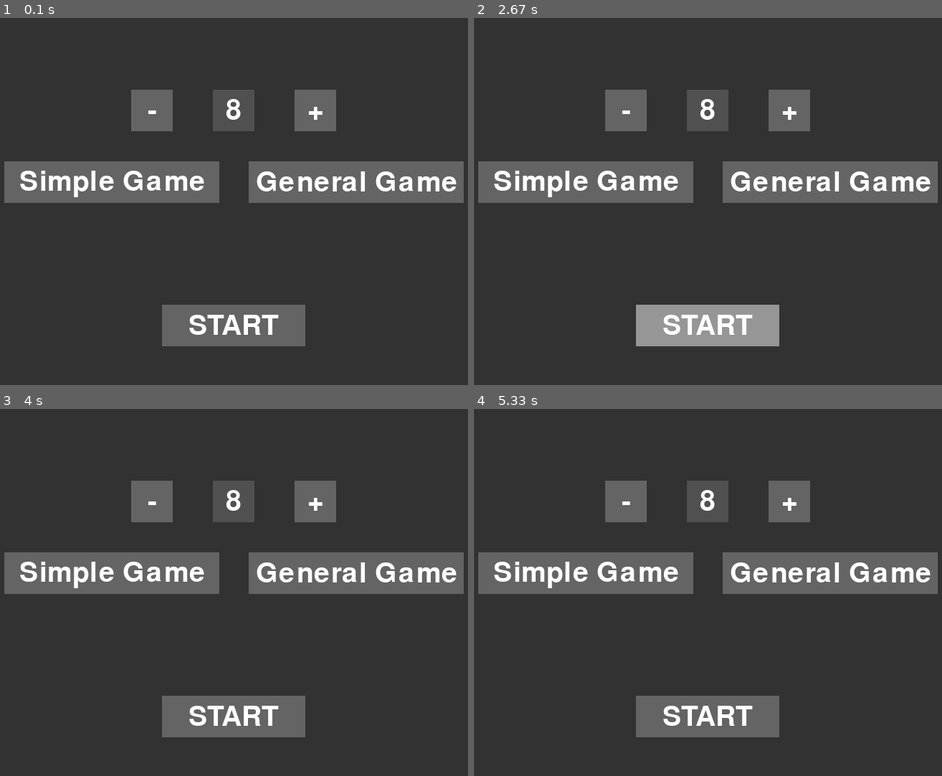
Above: before the commit, frames 1-4 (two rows, left to right).
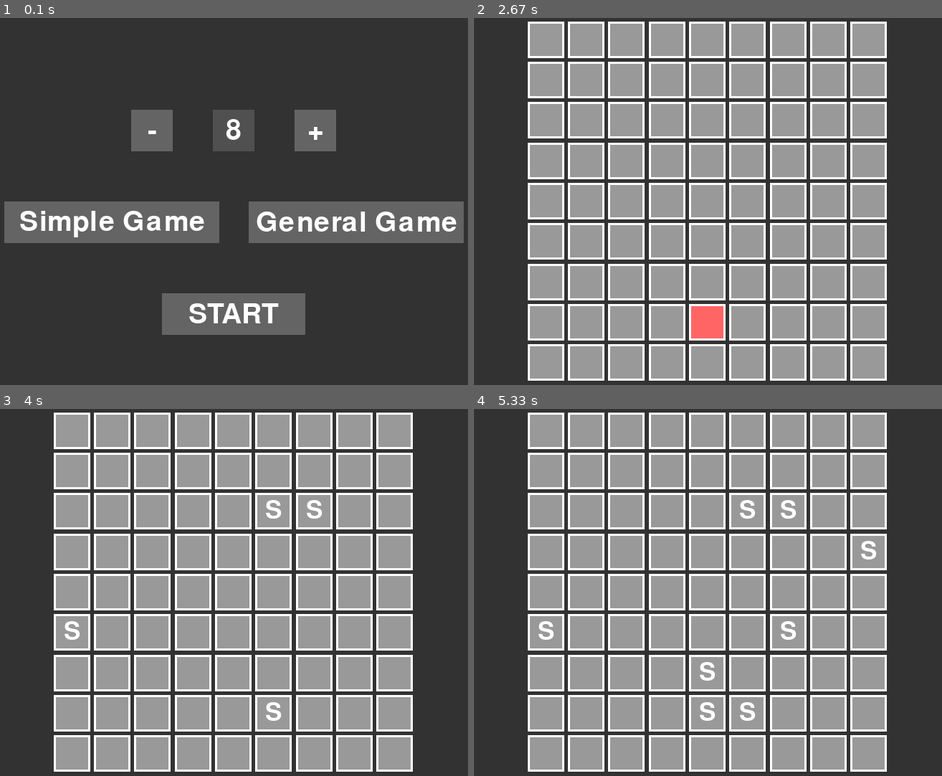
Above: after the commit, the same moments.

Repository: icaru52/sos-project-python
Game: pygame game, started from src/main.py
Same seed, same stepped clock (60 frames per second), same inputs: the game is played once before the commit and once after it.
Inputs (mouse positions are in pixels of both pictures, inside the frame that each line leads up to):
- Up to frame 1 (0.1 s): no input
- Up to frame 2 (2.67 s): press the mouse at (829, 183) at 0.37 s; move the mouse to (792, 256) at 0.47 s; release the mouse at (754, 333) at 0.6 s; press the mouse at (623, 109) at 0.7 s; move the mouse to (745, 201) at 0.8 s; release the mouse at (862, 289) at 0.93 s; click (890, 179) at 1.05 s; press the mouse at (787, 109) at 1.37 s; move the mouse to (829, 205) at 1.47 s; release the mouse at (871, 304) at 1.6 s; click (806, 113) at 1.72 s; press the mouse at (708, 326) at 2.03 s; move the mouse to (708, 245) at 2.13 s; release the mouse at (712, 164) at 2.27 s; click "START" at 2.38 s
- Up to frame 3 (4 s): press the mouse at (313, 500) at 2.7 s; move the mouse to (299, 508) at 2.8 s; release the mouse at (285, 515) at 2.93 s; press the mouse at (355, 574) at 3.03 s; move the mouse to (332, 541) at 3.13 s; release the mouse at (308, 511) at 3.27 s; press the mouse at (355, 574) at 3.37 s; move the mouse to (318, 640) at 3.47 s; release the mouse at (280, 709) at 3.6 s; press the mouse at (355, 574) at 3.7 s; move the mouse to (205, 610) at 3.8 s; release the mouse at (51, 651) at 3.93 s
- Up to frame 4 (5.33 s): click (708, 717) at 4.05 s, where only the run before the commit has a clickable "START"; press the mouse at (787, 500) at 4.37 s; move the mouse to (796, 570) at 4.47 s; release the mouse at (801, 636) at 4.6 s; press the mouse at (708, 500) at 4.7 s; move the mouse to (792, 526) at 4.8 s; release the mouse at (881, 555) at 4.93 s; press the mouse at (708, 717) at 5.03 s; move the mouse to (698, 695) at 5.13 s; release the mouse at (693, 673) at 5.27 s

The runs differ from the first frame. In frame 1, 26% of the frame differs, in the area x 0-100%, y 19-90%; in frame 2, 66%; in frame 3, 67%, in the area x 0-100%, y 0-99%; in frame 4, 67%.

Commit message:
oh wow, it's been a while

Diff:
--- a/src/board.py
+++ b/src/board.py
@@ -165,8 +165,8 @@
     #             dimensions: tuple[int],
     #             players: list[Player] = None) -> None:
 
-        if num_cols < 3 or num_rows < 3:
-            raise ValueError("board dimensions must be greater than 3x3")
+        if num_cols <= 3 or num_rows <= 3:
+            raise ValueError("board dimensions must be greater than or equal to 3x3")
 
         elif players == []:
             raise ValueError("must specify at least one player")
@@ -185,6 +185,10 @@
 
         self.sos_list = []
         self.turn = 0
+
+        self.game_mode = "simple"
+
+        self.end = False
 
     def __repr__(self) -> None:
         return f"Board({self.num_cols}, {self.num_rows}, {self.players!r})"
@@ -395,6 +399,20 @@
     def simple_end(self) -> bool:
         return len(self.sos_list) > 0 or self.general_end()
 
+    def end(self) -> bool:
+        match self.game_mode:
+            case "general":
+                self.general_end()
+
+            case "simple":
+                self.simple_end()
+
+            case _:
+                raise NotImplementedError("Game mode " +
+                                          self.game_mode +
+                                          " does not exist.")
+
+
     # Can return a victor even when game isn't over
     # Useful for listing current leader(s)
     def general_victors(self) -> list[int]:
@@ -415,9 +433,15 @@
         else:
             return -1
 
-    def reset(self, num_cols: int = -1, num_rows: int = -1) -> None:
+    def reset(self,
+              num_cols: int = -1,
+              num_rows: int = -1,
+              game_mode: str = "simple") -> None:
         if num_cols >= 3 and num_rows >= 3:
             self.num_cols = num_cols
             self.num_rows = num_rows
         self.clear()
         self.turn = 0
+        self.end = False
+
+        self.game_mode = game_mode
--- a/src/game.py
+++ b/src/game.py
@@ -56,7 +56,7 @@
                 color: Sequence[int],
                 hover_color: Sequence[int],
                 text: str,
-                rect: pygame.rect):
+                rect: pygame.rect) -> None:
 
     font = pygame.font.SysFont(None, int(rect[3]))
 
@@ -118,10 +118,11 @@
 
         self.cell_stride = self.cell_size + self.gap_size
 
-        self.cells = []
-
         self.board_offset = ((self.surface.get_size()[0] - self.size)/2 + self.gap_size,
                              (self.surface.get_size()[1] - self.size)/2 + self.gap_size)
+
+        self.cells = []
+
         for y in range(self.board.num_rows):
             for x in range(self.board.num_cols):
                 cell_x = self.board_offset[0] + self.cell_stride * x
@@ -138,15 +139,15 @@
     def draw_menu(self) -> None:
         self.surface.fill((50, 50, 50))
 
-        row_one_y = 100
+        row_y = self.surface.get_height() * 1/4
 
         # size down
-        rect = pygame.Rect(0, row_one_y, self.cell_size, self.cell_size)
+        rect = pygame.Rect(0, row_y, self.cell_size, self.cell_size)
         rect.centerx = self.surface.get_width() * 1/3
         draw_button(self.surface, (100, 100, 100), (150, 150, 150), "-", rect)
 
         # size
-        rect = pygame.Rect(0, row_one_y, self.cell_size, self.cell_size)
+        rect = pygame.Rect(0, row_y, self.cell_size, self.cell_size)
         rect.centerx = self.surface.get_width() * 1/2
         draw_button(self.surface,
                     (80, 80, 80),
@@ -155,15 +156,15 @@
                     rect)
 
         # size up
-        rect = pygame.Rect(0, row_one_y, self.cell_size, self.cell_size)
+        rect = pygame.Rect(0, row_y, self.cell_size, self.cell_size)
         rect.centerx = self.surface.get_width() * 2/3
         draw_button(self.surface, (100, 100, 100), (150, 150, 150), "+", rect)
 
 
-        row_two_y = 200
+        row_y = self.surface.get_height() * 1/2
 
         # simple
-        rect = pygame.Rect(0, row_two_y, 300, self.cell_size)
+        rect = pygame.Rect(0, row_y, 300, self.cell_size)
         rect.centerx = self.surface.get_width() * 1/4
         draw_button(self.surface,
                    (100, 100, 100),
@@ -172,7 +173,7 @@
                    rect)
 
         # general
-        rect = pygame.Rect(0, row_two_y, 300, self.cell_size)
+        rect = pygame.Rect(0, row_y, 300, self.cell_size)
         rect.centerx = self.surface.get_width() * 3/4
         draw_button(self.surface,
                    (100, 100, 100),
@@ -180,8 +181,11 @@
                    "General Game",
                    rect)
 
+
+        row_y = self.surface.get_height() * 3/4
+
         # start
-        rect = pygame.Rect(0, 400, 200, self.cell_size)
+        rect = pygame.Rect(0, row_y, 200, self.cell_size)
         rect.centerx = self.surface.get_rect().centerx
         draw_button(self.surface,
                    (100, 100, 100),
@@ -209,14 +213,16 @@
                                         self.cell_size)
 
                 hilight_color = pygame.Color(0, 0, 0)
-                if cell_rect.collidepoint(pygame.mouse.get_pos()):
+                if (cell_rect.collidepoint(pygame.mouse.get_pos()) and
+                   self.board.get_mark(col, row) == board.Mark.EMPTY):
                     hilight_color.hsla = (self.board.players[self.board.turn].hue, 100, 70, 100)
                 else:
                     hilight_color.hsla = (0, 0, 60, 100)
 
                 pygame.draw.rect(self.surface, hilight_color, cell_rect)
 
-                pygame.draw.rect(self.surface, (255, 255, 255), cell_rect, 2)
+                outline = math.ceil(self.cell_size * 0.05)
+                pygame.draw.rect(self.surface, (255, 255, 255), cell_rect, outline)
 
                 font = pygame.font.SysFont(None, int(self.cell_size))
                 text = font.render(self.board.get_char(col, row), 1, (255, 255, 255))
@@ -224,6 +230,18 @@
                 self.surface.blit(text, text.get_rect(center=cell_rect.center))
 
         self.draw_sos_list()
+
+    def draw_end(self) -> None:
+        self.new_draw_board()
+
+        gray_rect = pygame.Surface(self.surface.get_size())
+        gray_rect.set_alpha(128)
+        gray_rect.fill((128, 128, 128))
+        self.surface.blit(gray_rect, (0, 0))
+
+        rect = pygame.Rect(0, 0, 200, 200)
+        rect.center = self.surface.get_rect().center
+        draw_button(self.surface, (0, 0, 0), (50, 50, 50), "end", rect)
 
     def draw_sos_list(self) -> None:
         for sos in self.board.sos_list:
@@ -236,34 +254,59 @@
                            max(1, self.size * 0.01))
 
     def menu_clicks(self, pos: Sequence, button: int = 1) -> None:
-        #print("menu click handling not implemented")
-
-        row_one_y = 100
+        row_y = self.surface.get_height() * 1/4
 
         # size down
-        rect = pygame.Rect(0, row_one_y, self.cell_size, self.cell_size)
+        rect = pygame.Rect(0, row_y, self.cell_size, self.cell_size)
         rect.centerx = self.surface.get_width() * 1/3
-        #if rect.collidepoint(pygame.mouse.get_pos()):
-
+        if self.board.num_cols - 1 >= 3 and rect.collidepoint(pos):
+            self.board.num_cols -= 1
+            self.board.num_rows -= 1
+            return
 
         # size up
-        rect = pygame.Rect(0, row_one_y, self.cell_size, self.cell_size)
+        rect = pygame.Rect(0, row_y, self.cell_size, self.cell_size)
         rect.centerx = self.surface.get_width() * 2/3
-
-
-        row_two_y = 200
+        if rect.collidepoint(pos):
+            self.board.num_cols += 1
+            self.board.num_rows += 1
+            return
+
+
+        row_y = self.surface.get_height() * 1/2
 
         # simple
-        rect = pygame.Rect(0, row_two_y, 300, self.cell_size)
+        rect = pygame.Rect(0, row_y, 300, self.cell_size)
         rect.centerx = self.surface.get_width() * 1/4
+        if rect.collidepoint(pos):
+            self.board.game_mode = "simple"
+            return
 
         # general
-        rect = pygame.Rect(0, row_two_y, 300, self.cell_size)
+        rect = pygame.Rect(0, row_y, 300, self.cell_size)
         rect.centerx = self.surface.get_width() * 3/4
+        if rect.collidepoint(pos):
+            self.board.game_mode = "general"
+            return
+
+        row_y = self.surface.get_height() * 3/4
 
         # start
-        rect = pygame.Rect(0, 400, 200, self.cell_size)
-        rect.centerx = self.surface.get_rect().centerx
+        rect = pygame.Rect(0, row_y, 200, self.cell_size)
+        rect.centerx = self.surface.get_width() * 1/2
+        if rect.collidepoint(pos):
+            self.board.reset()
+
+            self.cell_size = ((self.size - self.gap_size) /
+                              self.board.num_cols - self.gap_size)
+
+            self.cell_stride = self.cell_size + self.gap_size
+
+            self.board_offset = ((self.surface.get_size()[0] - self.size)/2 + self.gap_size,
+                                 (self.surface.get_size()[1] - self.size)/2 + self.gap_size)
+
+            self.state = "play"
+            return
 
     def cell_indices_to_pos(self, indices: Sequence) -> list:
         indices = [None] * len(indices)
@@ -295,6 +338,9 @@
                     self.board.make_move(cell_col, cell_row, board.Mark.O)
                         #self.cells[(cell_row * self.board.num_cols) + cell_col].text = "O"
 
+    def end_clicks(self, pos: Sequence, button: int = 1) -> None:
+        print("Endgame click detection not implemented")
+
     def start(self) -> None:
         running = True
 
@@ -318,6 +364,9 @@
                             case "play":
                                 self.board_clicks(pos, e.button)
 
+                            case "end":
+                                self.end_clicks(pos, e.button)
+
             match self.state:
                 case "menu":
                     self.draw_menu()
@@ -325,4 +374,7 @@
                 case "play":
                     self.new_draw_board()
 
+                case "end":
+                    self.draw_end()
+
             pygame.display.update()
--- /dev/null
+++ b/src/ui.py
@@ -0,0 +1,73 @@
+# File: ui.py
+# Project: 2023 Spring Semester SOS Project
+# Programmer: Ian Rowse <imrnnc@umsystem.edu>
+
+from collections.abc import Sequence
+#import math
+import pygame
+
+class Button:
+    """A clickable button for Pygame"""
+
+    def __init__(self,
+                 rect: pygame.Rect = None,
+                 color: pygame.Color = None,
+                 hover_color: pygame.Color = None,
+                 text_color: pygame.Color = None,
+                 text: str = "",
+                 click_func) -> None:
+
+        self.rect = pygame.Rect(0, 0, 1, 1) if rect is None else rect
+        self.color = pygame.Color("darkgray") if color is None else color
+        self.hover_color = pygame.Color("gray") if color is None else hover_color
+        self.text_color = pygame.Color("white") if color is None else text_color
+
+        self.text = text
+        self.clicked = clicked
+
+        self.click = click_func
+
+    def is_hovered(self, pos: Sequence) -> bool:
+        return self.rect.collidepoint(pos)
+
+    def draw(self, surface: pygame.Surface) -> None:
+
+        if self.rect.collidepoint(pygame.mouse.get_pos()):
+            if self.clicked:
+                current_color = self.clicked_hover_color
+            else:
+                current_color = self.hover_color
+        else:
+            if self.clicked:
+                current_color = self.clicked_color
+            else:
+                current_color = self.color
+
+        pygame.draw.rect(surface, self.current_color, self.rect, 2)
+
+        if self.rect.get_height() >= 10:
+            font = pygame.font.SysFont(None, int(self.rect.get_height()))
+            text = font.render(self.text, 1, self.text_color)
+            surface.blit(text, text.get_rect(center=self.rect.center))
+
+
+class UI:
+    def __init__(self) -> None:
+        self.buttons = list()
+
+    def add(self, button: Button) -> None:
+        for b in self.buttons:
+            if b.rect.colliderect(button.rect):
+                return
+
+        self.buttons.append(button)
+
+    def draw(self, surface: pygame.Surface) -> None:
+        for b in self.buttons:
+           b.draw(surface)
+
+    def click(self, pos: Sequence) -> None:
+        for b in self.buttons:
+            if b.rect.collidepoint(pos):
+                b.click()
+                return
--- /dev/null
+++ b/test/test_ui.py
@@ -0,0 +1,8 @@
+# File: test_ui.py
+# Project: 2023 Spring Semester SOS Project
+# Programmer: Ian Rowse <imrnnc@umsystem.edu>
+
+"""tests for my custom graphical user interface class"""
+
+import unittest
+import ui
